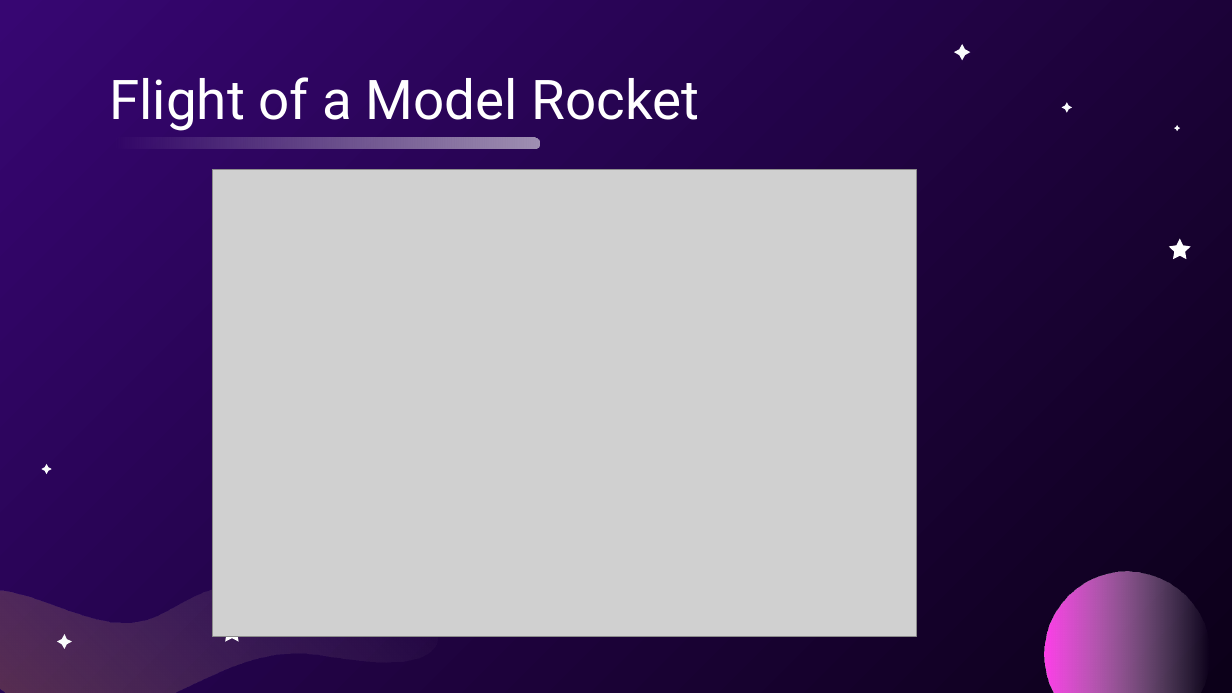
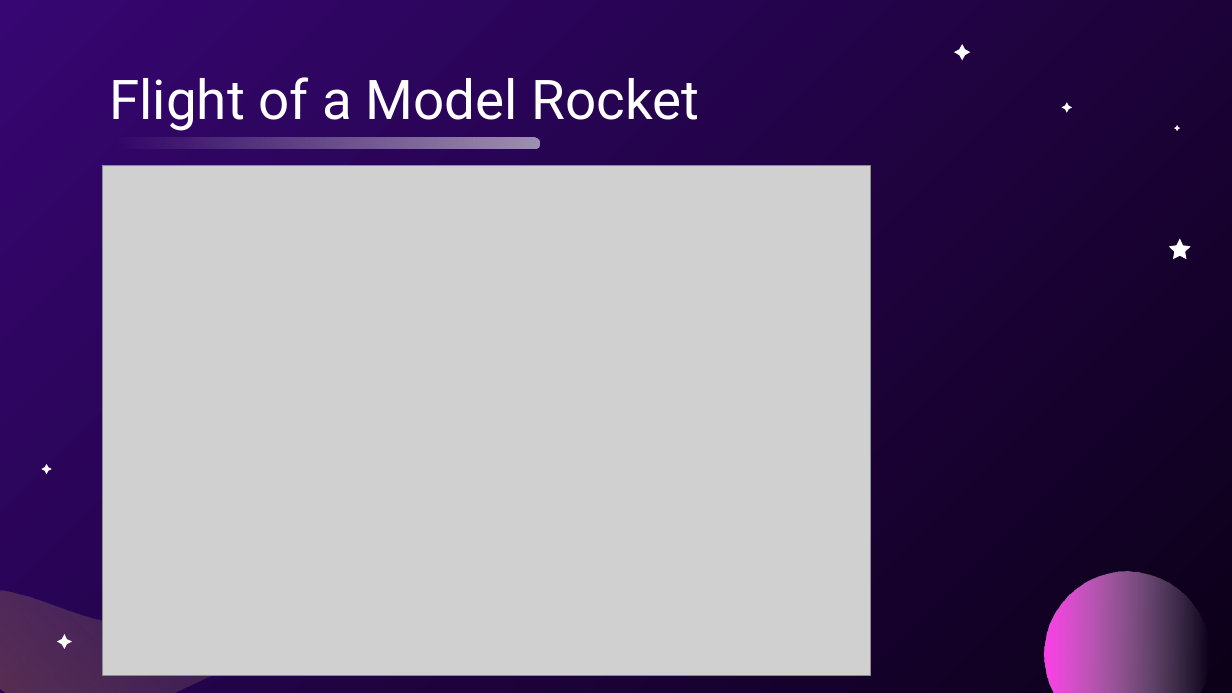
Before and after one commit to usedgenes/Rocketry-Curriculum, a slide deck: slide 5 of Beginner/Day 1/Intro to Rocketry.pptx. Drawn at 1232x693 pixels with LibreOffice and Linux fonts; fonts in the diff are those of the drawing; grey boxes stand for pictures. Boxes give left, top, right and bottom in pixels: in the first picture for what was removed or moved away, otherwise in the second. Text is boxed around its words. In the diff, an @@ line names an element or a change of style, - is before the commit and + after.

```diff
--- a/Beginner/Day 1/Intro to Rocketry.pptx
+++ b/Beginner/Day 1/Intro to Rocketry.pptx
@@ picture resized from (x1=213, y1=170, x2=917, y2=637) to (x1=102, y1=165, x2=870, y2=675) @@
@@ freeform shape removed at (x1=221, y1=621, x2=243, y2=642) @@
```
Also in this commit, not shown: 3 other slides changed, 2 other files.
